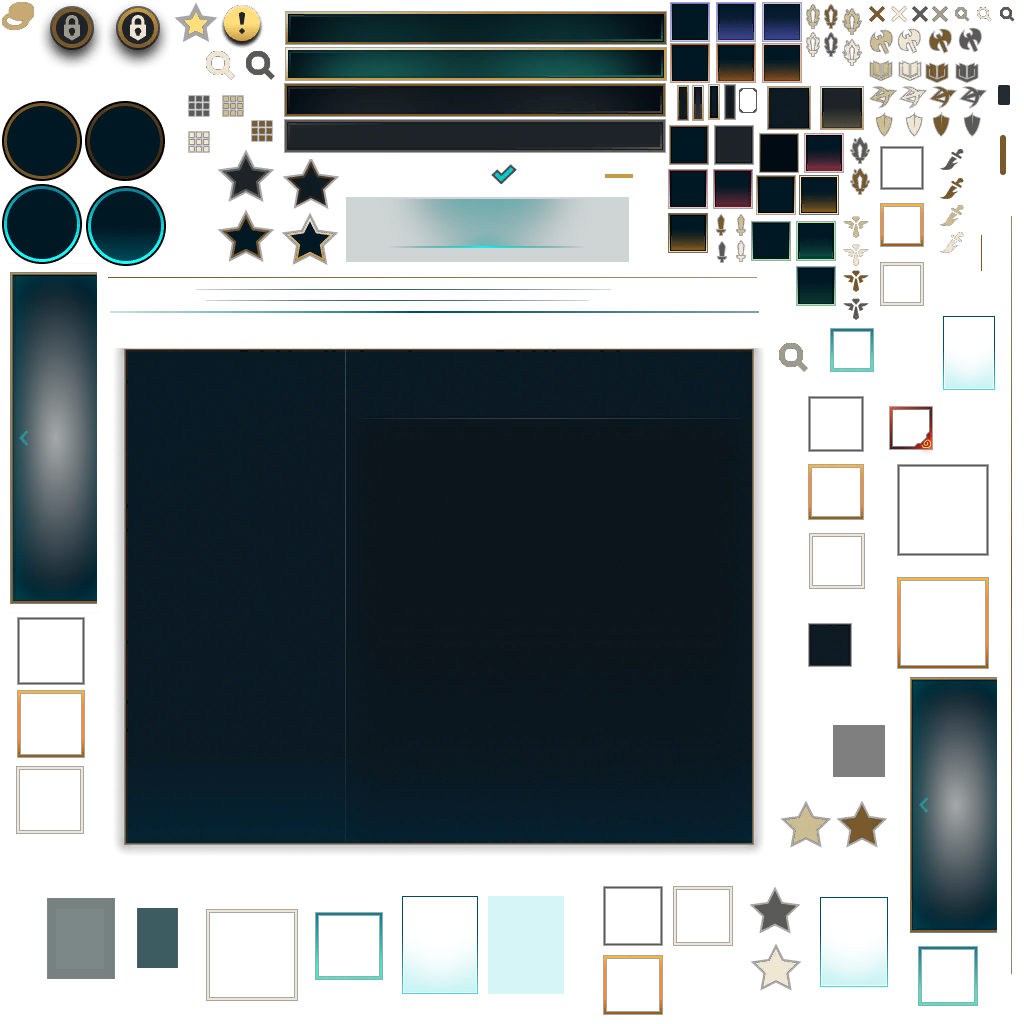
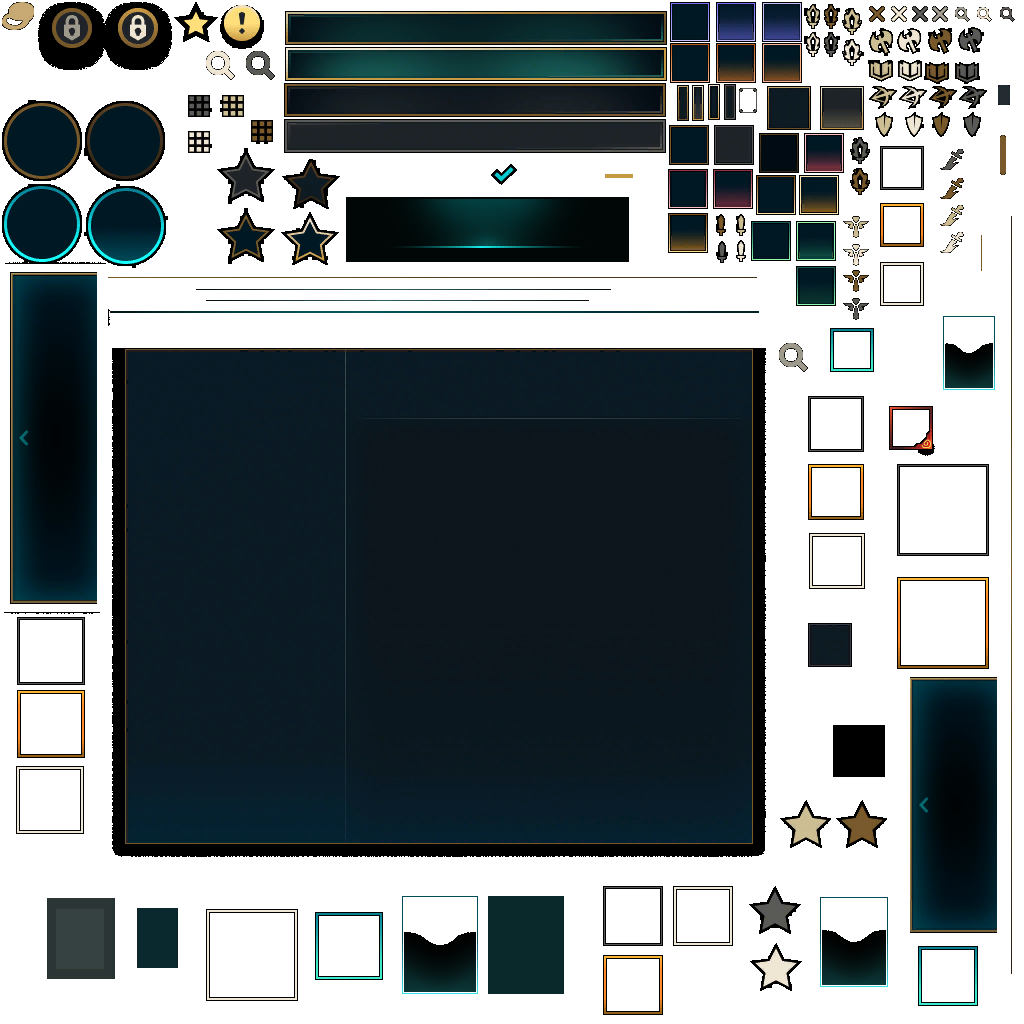
Layered file, before and after one edit (1024px x 1024px). Changes by layer:
hid "Layer 2" over [2, 2, 1015, 1015]
